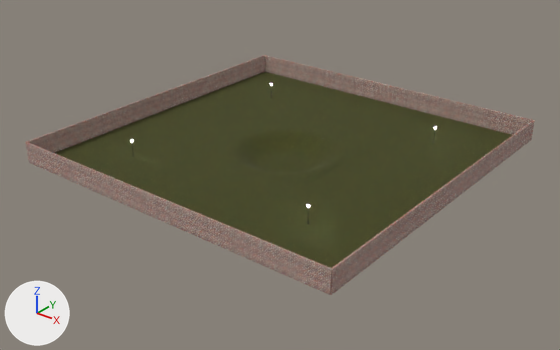
An edit to the glTF model assets/garden.gltf, drawn before and after from the same camera.
Camera for both pictures: a 50 mm camera at (61.3, -78.5, 44.8) aimed at (0.2, -2.0, -2.6). The lights are fixed; the arrows at lower left show +X, +Y and +Z. The first picture is the older version. Where no turn or scale is listed for an object, it has been applied to the vertices.
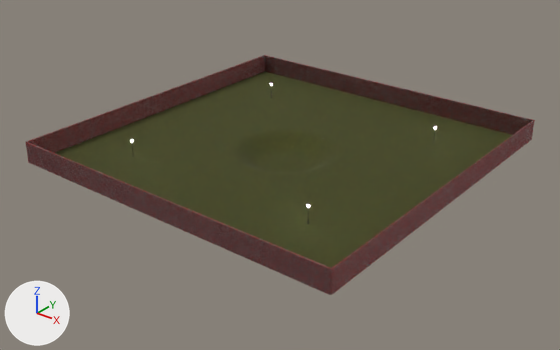
Where the newer file only moved an object's origin or applied its transform, the numbers keep the older frame.

Patch to the scene script:
```diff
--- a/assets/garden.gltf.py
+++ b/assets/garden.gltf.py
@@ img_albedo @@
+img_albedo = load_image('albedo', 'textures/albedo.png', 1024, 1024, 'sRGB')
@@ img_roughness @@
+img_roughness = load_image('roughness', 'textures/roughness.png', 1024, 1024, 'Non-Color')
@@ img_normal @@
+img_normal = load_image('normal', 'textures/normal.png', 1024, 1024, 'Non-Color')
@@ mat_brick_wall @@
 n2 = _N.new('ShaderNodeTexImage'); n2.name = 'Image Texture'
-n2.image = img_redbricks2b_albedo
+n2.image = img_albedo
 n3 = _N.new('ShaderNodeMath'); n3.name = 'Math'
@@ mat_brick_wall @@
 n5 = _N.new('ShaderNodeTexImage'); n5.name = 'Image Texture.001'
-n5.image = img_redbricks2b_rough
+n5.image = img_roughness
 n6 = _N.new('ShaderNodeNormalMap'); n6.name = 'Normal Map'
@@ mat_brick_wall @@
 n7 = _N.new('ShaderNodeTexImage'); n7.name = 'Image Texture.002'
-n7.image = img_redbricks2b_normal
+n7.image = img_normal
 _L.new(n0.outputs[0], n1.inputs[0])  # 'BSDF' to 'Surface'
```

Changed parts and their boxes [x1, y1, x2, y2] in the pictures (560 x 350 px):
'Wall', surface changed (darker)
    both: [25, 142, 332, 295]
'Wall.001', surface changed (darker)
    both: [264, 55, 533, 135]
'Wall.003', surface changed
    both: [331, 120, 535, 295]
'Wall.002', surface changed (darker)
    both: [26, 55, 265, 153]
